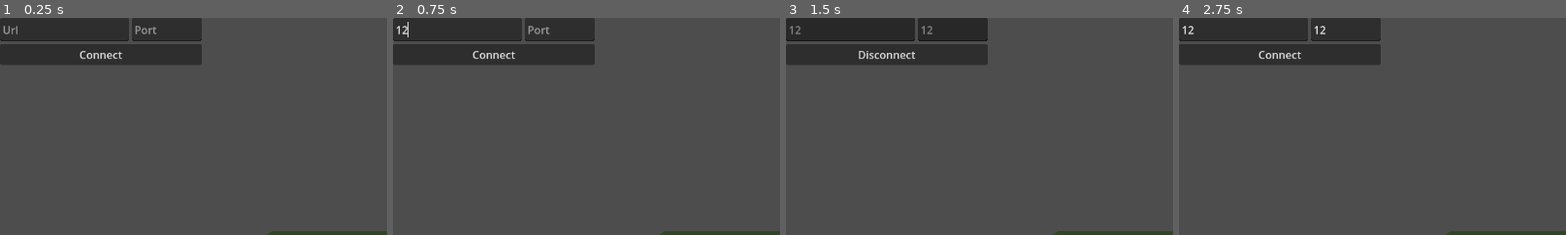
Above: before the commit, frames 1-4 (left to right).
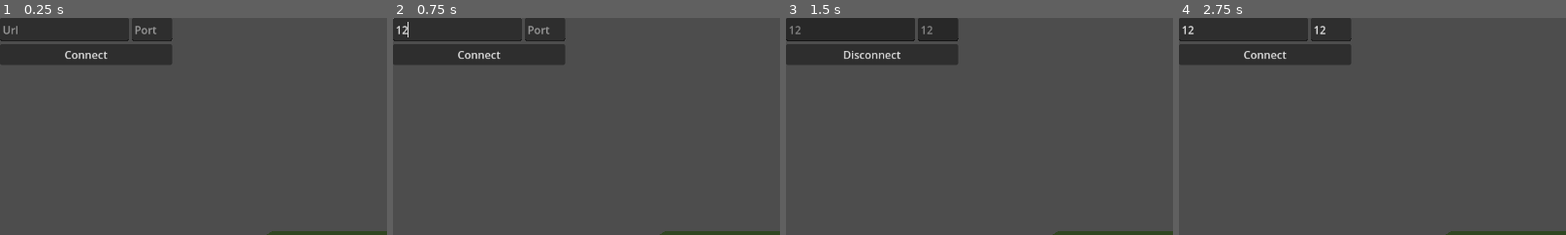
Above: after the commit, the same moments.

Repository: Xaimelee/playflow-quick-start-guide
Game: Godot game, scene res://main.tscn
Two runs of this game, one before a commit and one after it. Both use one fixed random seed, a clock stepped at 60 frames per second and the inputs below.
Inputs (mouse positions are % of the whole screen's width and height, from its top left):
- Up to frame 1 (0.25 s): no input
- Up to frame 2 (0.75 s): click (8, 3) at 0.52 s; type "12" at 0.6 s
- Up to frame 3 (1.5 s): click (22, 3) at 0.75 s; type "12" at 0.83 s; click "Connect" at 1.25 s
- Up to frame 4 (2.75 s): click "Disconnect" at 2 s
The pictures show only the part of the screen within x 0-50%, y 0-50%; the shares and areas given below are measured in that part.

The runs differ from the first frame. In frame 1, 1.8% of the frame differs, in the area x 16-53%, y 0-22%; in frame 2, 1.8%; in frame 3, 1.9%, in the area x 14-53%, y 0-22%; in frame 4, 1.8%.

Commit message:
Some comment updates

Diff:
--- a/main.tscn
+++ b/main.tscn
@@ -17,7 +17,6 @@
 layout_mode = 3
 anchors_preset = 0
 offset_right = 256.0
-offset_bottom = 128.0
 script = ExtResource("2_0xm2m")
 
 [node name="VBoxContainer" type="VBoxContainer" parent="ConnectionDisplay"]
@@ -25,7 +24,6 @@
 anchors_preset = 15
 anchor_right = 1.0
 anchor_bottom = 1.0
-offset_right = 44.0
 grow_horizontal = 2
 grow_vertical = 2
 
--- a/multiplayer_manager.gd
+++ b/multiplayer_manager.gd
@@ -1,6 +1,6 @@
 extends Node
 
-# Server port
+# Internal server port
 const PORT: int = 8080
 
 #Use ENetMultiplayerPeer for non web games
@@ -18,7 +18,8 @@
 		multiplayer.peer_disconnected.connect(_on_peer_disconnected)
 
 func start_client(url: String, port: String) -> void:
-	#wss:// if web exported or server uses ssl, otherwise you can use ws://, localhost testing should use ws://
+	# wss:// if web exported or server uses ssl, otherwise you can use ws://
+	# If you want to use localhost (i.e you run a windows server export on your PC for testing), then it must be ws:// instead.
 	var err: Error = peer.create_client("wss://" + url + ":" + port)
 	# ENet: var err: Error = peer.create_client("wss://" + ip, int(port))
 	if err == 0:
@@ -28,6 +29,7 @@
 	peer.close()
 
 func is_server() -> bool:
+	# Exports have tags and this lets us identify if the build is a dedicated server.
 	return OS.has_feature("dedicated_server")
 
 func _on_peer_disconnected(id: int) -> void:
